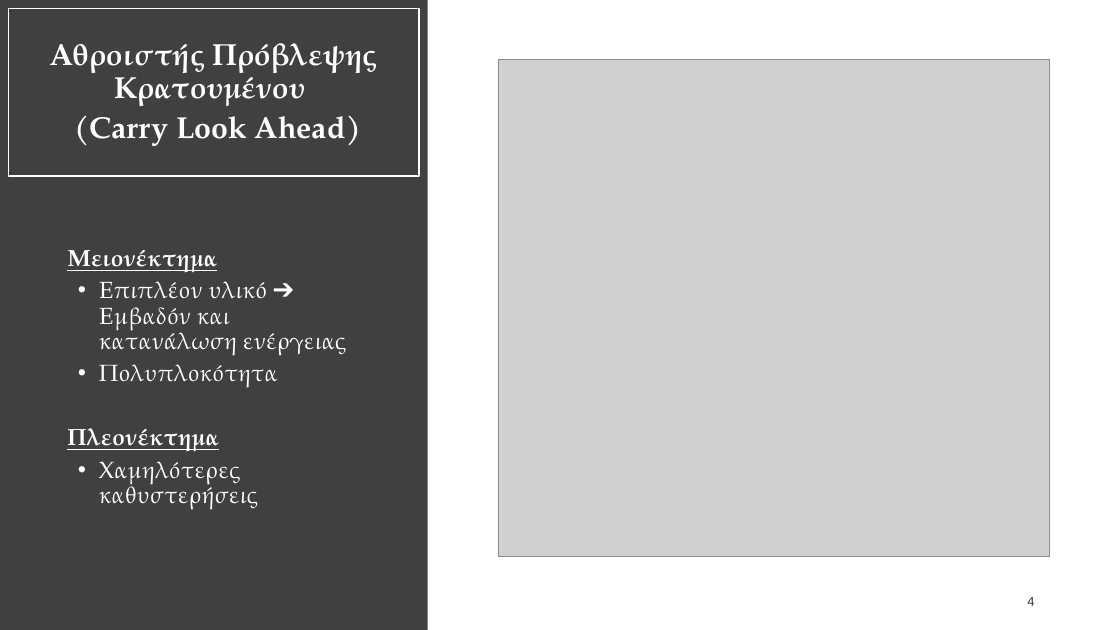
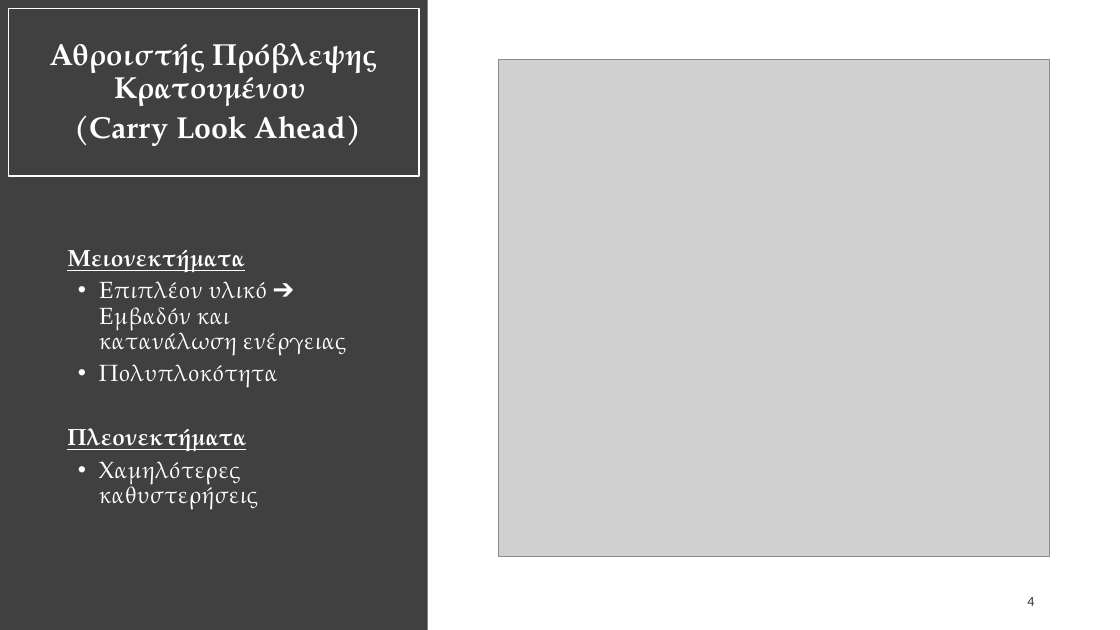
Before and after one commit to vassilas/THESIS_DOC, a slide deck: slide 4 of Presentation/Presentation.pptx. Drawn at 1120x630 pixels with LibreOffice and Linux fonts; fonts in the diff are those of the drawing; grey boxes stand for pictures. Boxes give left, top, right and bottom in pixels: in the first picture for what was removed or moved away, otherwise in the second. Text is boxed around its words. In the diff, an @@ line names an element or a change of style, - is before the commit and + after.

Commit message:
Update Presentation

```diff
--- a/Presentation/Presentation.pptx
+++ b/Presentation/Presentation.pptx
@@ text at <box>67,250,244,272</box>: text changed @@
-Μειονέκτημα
+Μειονεκτήματα
@@ text at <box>67,428,246,451</box>: text changed @@
-Πλεονέκτημα
+Πλεονεκτήματα
```
Also in this commit, not shown: 2 other slides changed, 1 slide added.
